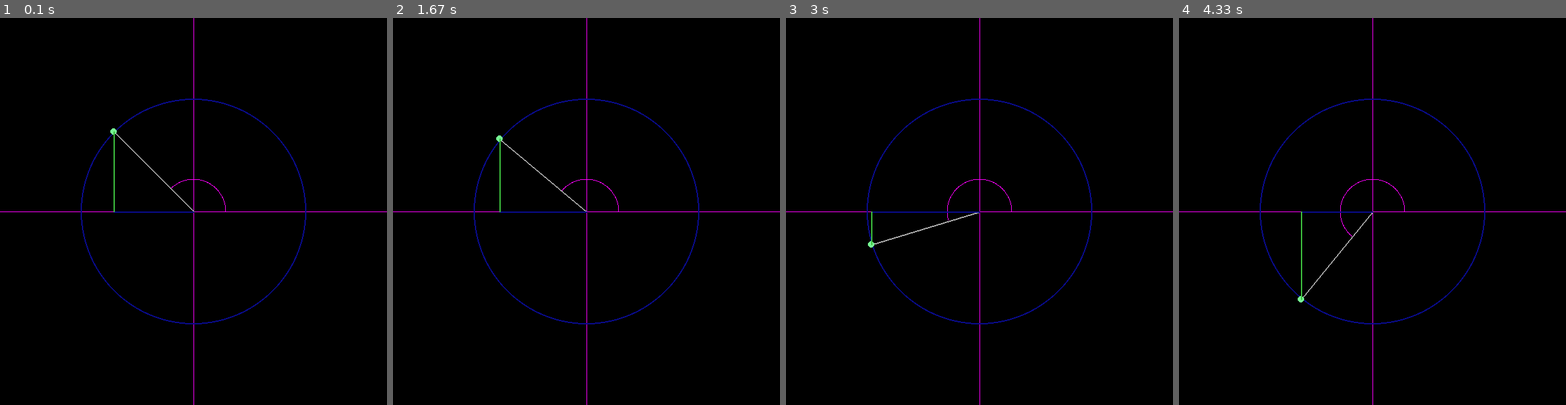
Above: before the commit, frames 1-4 (left to right).
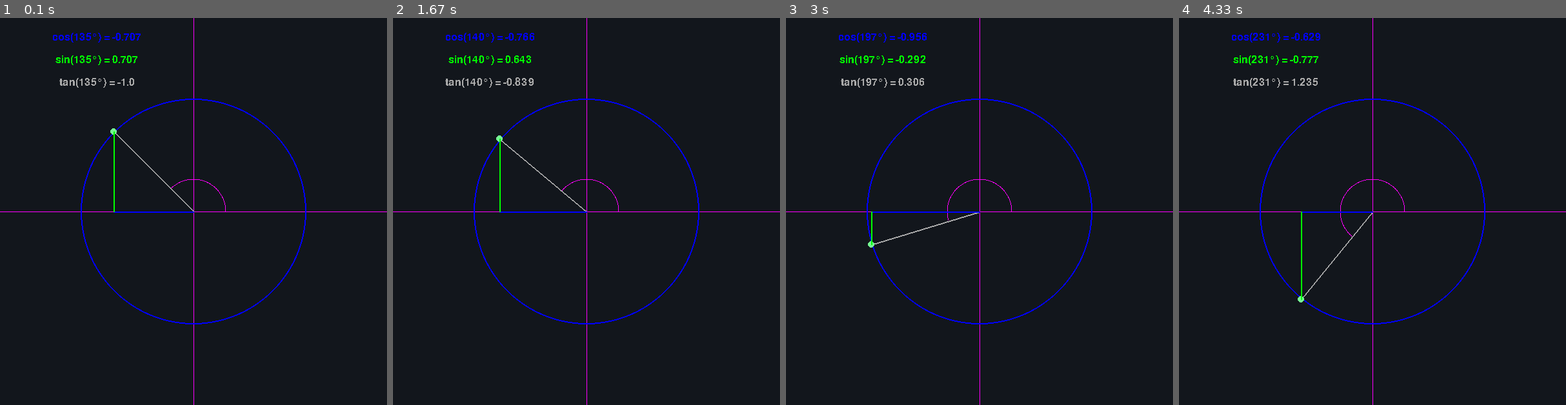
Above: after the commit, the same moments.

Repository: Kingcitaldo125/UnitCirclePygame
Game: pygame game, started from unit_circle.py
Same seed, same stepped clock (60 frames per second), same inputs: the game is played once before the commit and once after it.
Inputs (mouse positions are in pixels of both pictures, inside the frame that each line leads up to):
- Up to frame 1 (0.1 s): no input
- Up to frame 2 (1.67 s): click (586, 211) at 0.38 s; click (466, 153) at 0.72 s; click (725, 346) at 1.05 s; click (493, 134) at 1.38 s
- Up to frame 3 (3 s): click (979, 257) at 1.72 s; click (925, 130) at 2.05 s; click (1114, 312) at 2.38 s; click (855, 250) at 2.72 s
- Up to frame 4 (4.33 s): click (1260, 137) at 3.05 s; click (1279, 281) at 3.38 s; click (1511, 300) at 3.72 s; click (1256, 354) at 4.05 s

The runs differ from the first frame. In frame 1, 100% of the frame differs, in the area x 0-100%, y 0-100%; in frame 2, 100%; in frame 3, 100%; in frame 4, 100%.

Commit message:
add text for the 3 primary trig functions

Diff:
--- a/unit_circle.py
+++ b/unit_circle.py
@@ -60,13 +60,37 @@
 		2,
 	)
 
+def draw_cos_text(screen, font, col, black_col, cangle):
+	cos_text_val = str(round(math.cos(math.radians(cangle)),3))
+	cos_text = font.render("cos("+str(cangle)+"°) = "+cos_text_val, False, col, black_col)
+	cos_text_rect = cos_text.get_rect()
+	cos_text_rect.center = (150, 30)
+	screen.blit(cos_text, cos_text_rect)
+
+def draw_sin_text(screen, font, col, black_col, cangle):
+	sin_text_val = str(round(math.sin(math.radians(cangle)),3))
+	sin_text = font.render("sin("+str(cangle)+"°) = "+sin_text_val, False, col, black_col)
+	sin_text_rect = sin_text.get_rect()
+	sin_text_rect.center = (150, 65)
+	screen.blit(sin_text, sin_text_rect)
+
+def draw_tan_text(screen, font, col, black_col, cangle):
+	tan_val = math.tan(math.radians(cangle))
+	tan_text_val = str(round(tan_val,3))
+	if tan_val > 30:
+		tan_text_val = "undefined"
+	tan_text = font.render("tan("+str(cangle)+"°) = "+tan_text_val, False, col, black_col)
+	tan_text_rect = tan_text.get_rect()
+	tan_text_rect.center = (150, 100)
+	screen.blit(tan_text, tan_text_rect)
+
 def main(winx, winy):
 	pygame.display.init()
 
-	black_col = (0,0,0)
+	black_col = (18,22,28)
 	red_col = (255,0,0)
-	blue_col = (9,11,141)
-	green_col = (61,192,62)
+	blue_col = (0,0,255)
+	green_col = (0,255,0)
 	pink_col = (255,0,255)
 	grey_col = (170,170,170)
 	rand_col = tuple([randrange(0,255) for i in range(3)])
@@ -74,6 +98,9 @@
 	screen = pygame.display.set_mode((winx, winy))
 
 	clock = pygame.time.Clock()
+
+	pygame.font.init()
+	font = pygame.font.Font('freesansbold.ttf', 16)
 
 	done = False
 
@@ -178,10 +205,17 @@
 		else:
 			draw_angle_vectors(screen, blue_col, green_col, midpoint, rad_vec)
 
+		# Text
+		# render(text, antialias, color, background=None)
+		draw_cos_text(screen, font, blue_col, black_col, cangle)
+		draw_sin_text(screen, font, green_col, black_col, cangle)
+		draw_tan_text(screen, font, grey_col, black_col, cangle)
+
 		pygame.display.flip()
 
 		clock.tick(60)
 
+	pygame.font.quit()
 	pygame.display.quit()
 
 
